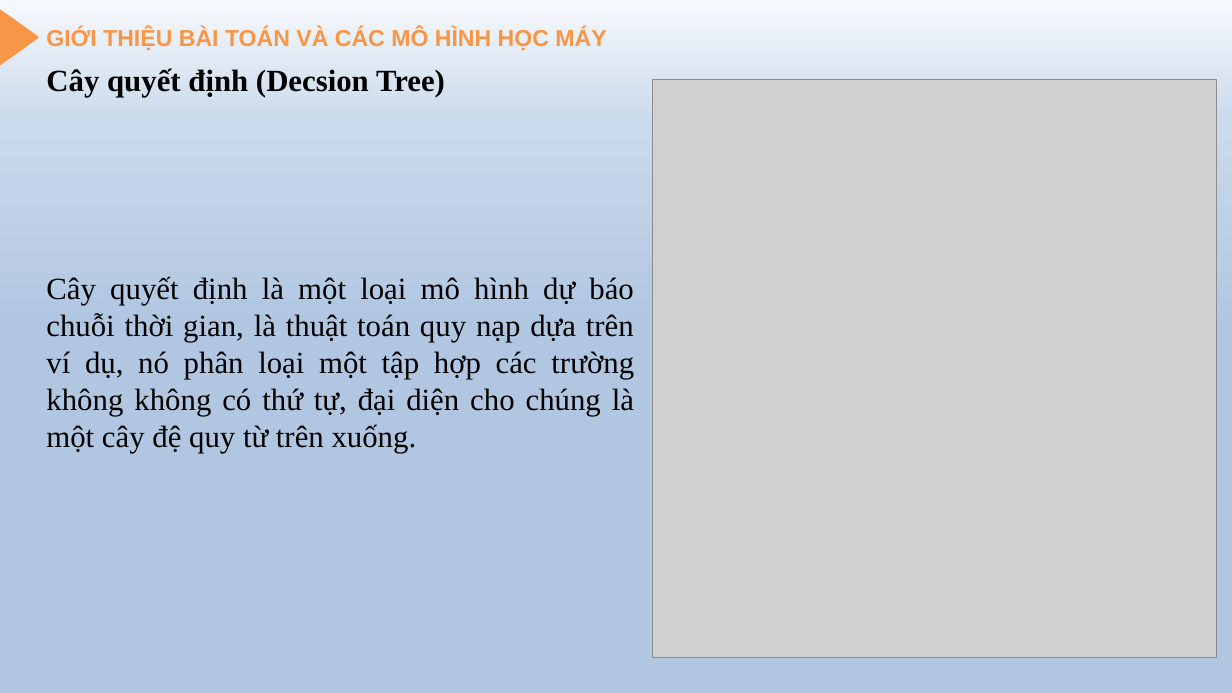
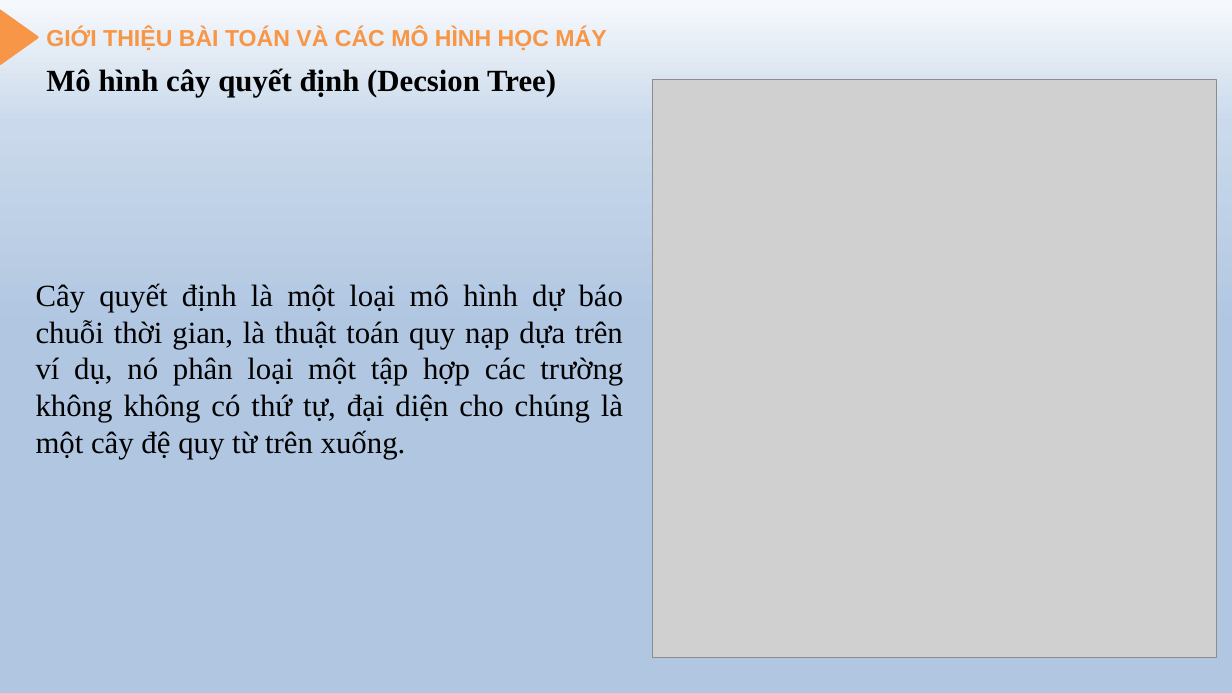
Before and after one commit to tintran2211-dev/Scientific-research, a slide deck: slide 6 of 60PM2_1851171644_TranCongTin/Code_60PM2_1871171644_TranCongTin/Slide.pptx. Drawn at 1232x693 pixels with LibreOffice and Linux fonts; fonts in the diff are those of the drawing; grey boxes stand for pictures; background and template pictures are left out. Boxes give left, top, right and bottom in pixels: in the first picture for what was removed or moved away, otherwise in the second. Text is boxed around its words. In the diff, an @@ line names an element or a change of style, - is before the commit and + after.

```diff
--- a/60PM2_1851171644_TranCongTin/Code_60PM2_1871171644_TranCongTin/Slide.pptx
+++ b/60PM2_1851171644_TranCongTin/Code_60PM2_1871171644_TranCongTin/Slide.pptx
@@ text at [46, 68, 556, 97]: text changed @@
-Cây quyết định (Decsion Tree)
+Mô hình cây quyết định (Decsion Tree)
@@ text "Cây quyết định là một ...": place and size @@
-text "Cây quyết định là một ..." at [46, 276, 634, 453]
+text "Cây quyết định là một ..." at [36, 283, 623, 459]
```
Also in this commit, not shown: 19 other slides changed, 1 slide removed, 3 other files.
